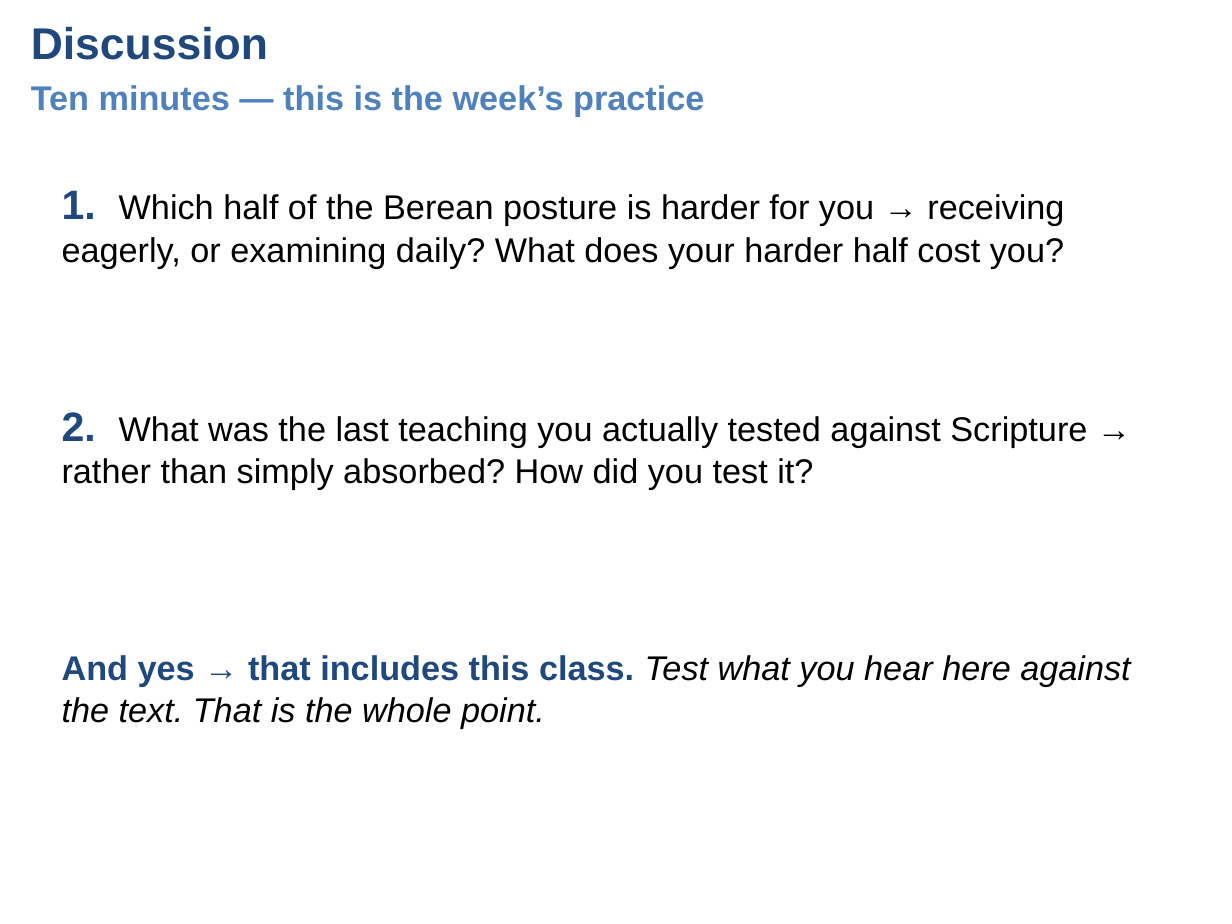
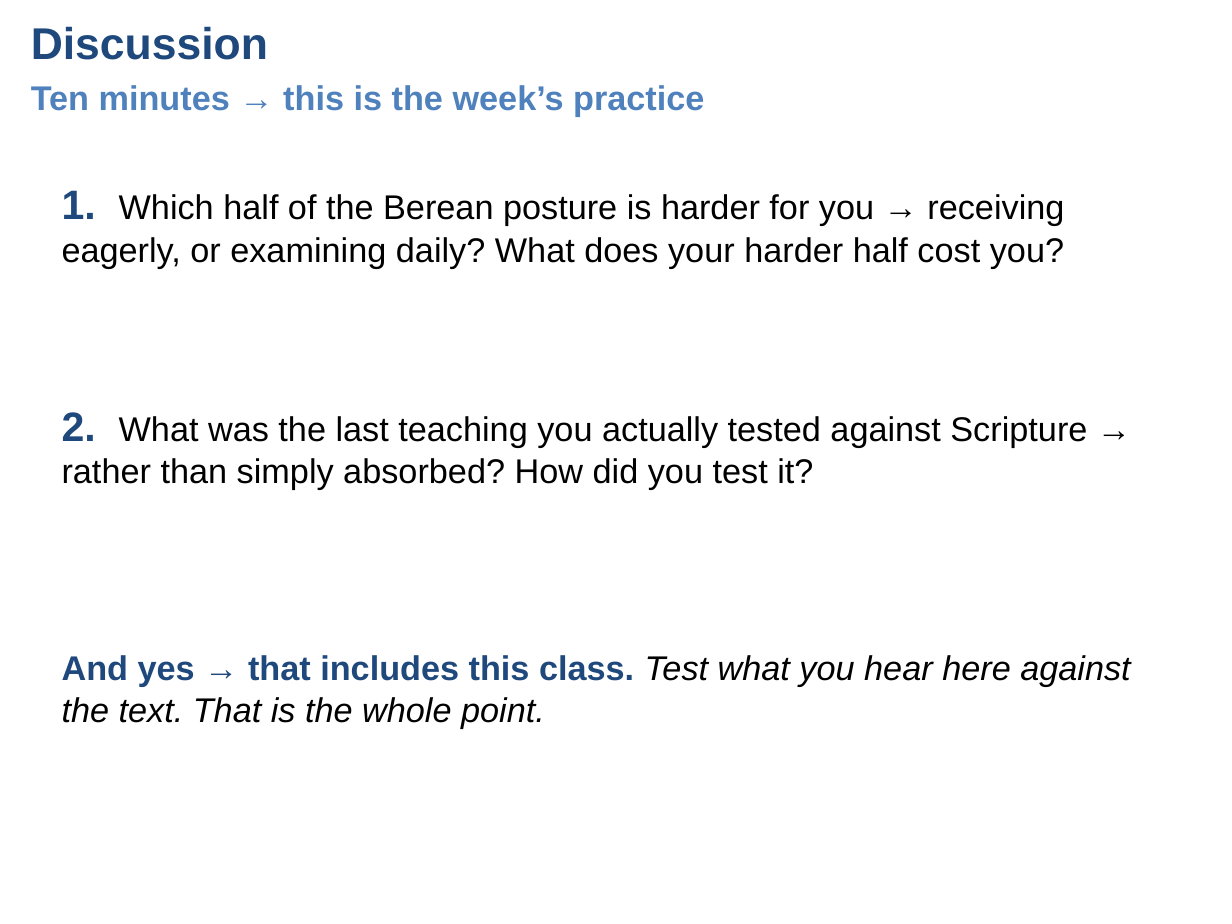
Before and after one commit to UsefulEngines/EvangelismPublic, a slide deck: slide 6 of 2026-Q4/05-TheBereanMethod/Week05-TheBereanMethod.pptx. Drawn at 1232x924 pixels with LibreOffice and Linux fonts; fonts in the diff are those of the drawing. Boxes give left, top, right and bottom in pixels: in the first picture for what was removed or moved away, otherwise in the second. Text is boxed around its words. In the diff, an @@ line names an element or a change of style, - is before the commit and + after.

```diff
--- a/2026-Q4/05-TheBereanMethod/Week05-TheBereanMethod.pptx
+++ b/2026-Q4/05-TheBereanMethod/Week05-TheBereanMethod.pptx
@@ text at [31, 85, 704, 117]: text changed @@
-Ten minutes — this is the week’s practice
+Ten minutes → this is the week’s practice
```
Also in this commit, not shown: 18 other files.
